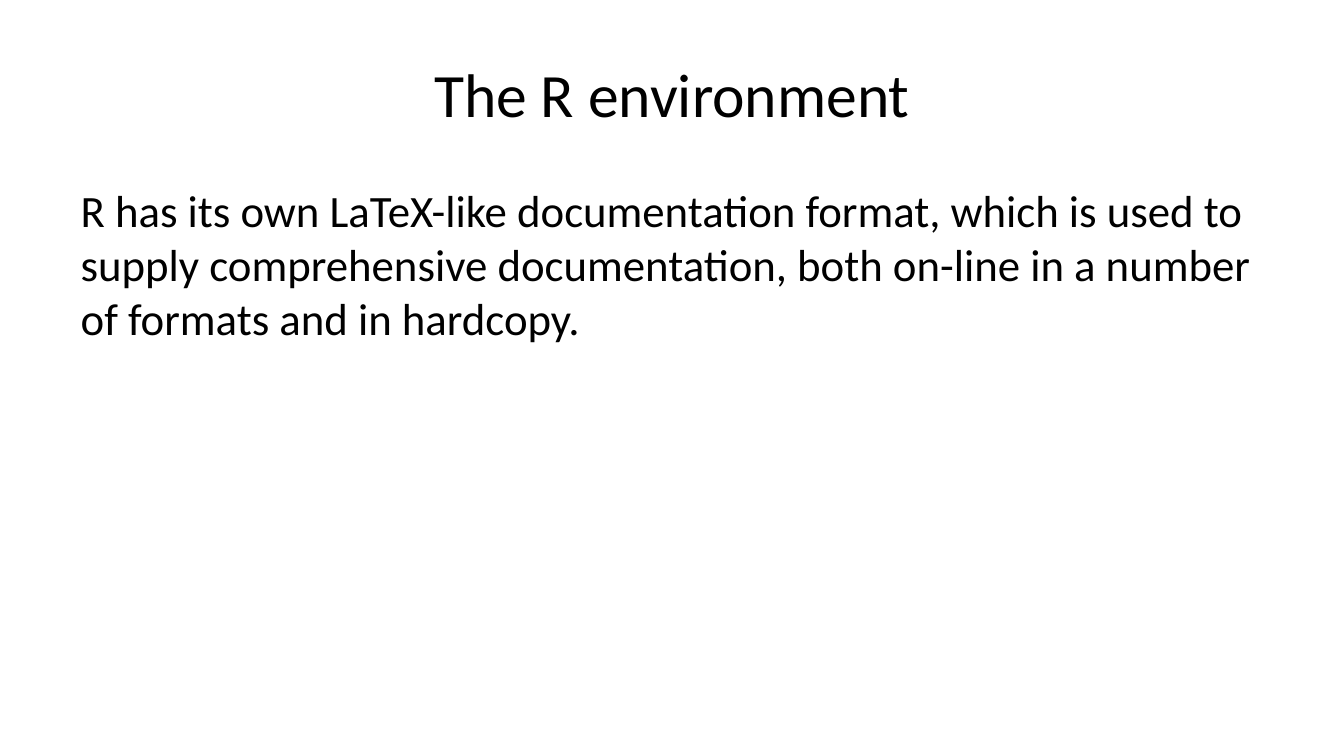
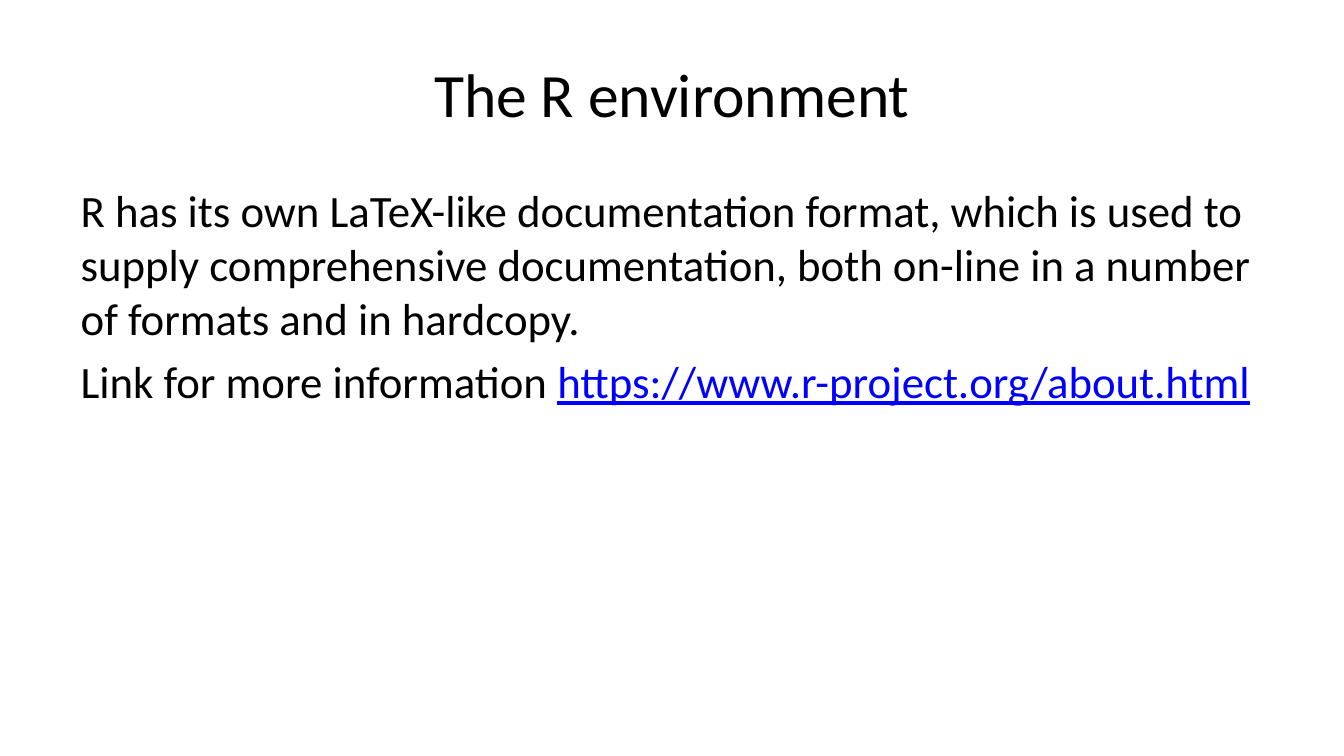
Before and after one commit to clobos/UFSCar_Sorocaba_15_03_23, a slide deck: slide 11 of slides_UFSCar.pptx. Drawn at 1344x756 pixels with LibreOffice and Linux fonts; fonts in the diff are those of the drawing. Boxes give left, top, right and bottom in pixels: in the first picture for what was removed or moved away, otherwise in the second. Text is boxed around its words. In the diff, an @@ line names an element or a change of style, - is before the commit and + after.

Commit message:
Little changed about references

```diff
--- a/slides_UFSCar.pptx
+++ b/slides_UFSCar.pptx
@@ text at (x1=81, y1=367, x2=1249, y2=406): paragraph added @@
+Link for more information https://www.r-project.org/about.html
```
Also in this commit, not shown: 8 other slides changed, 1 slide removed, 6 other files.
